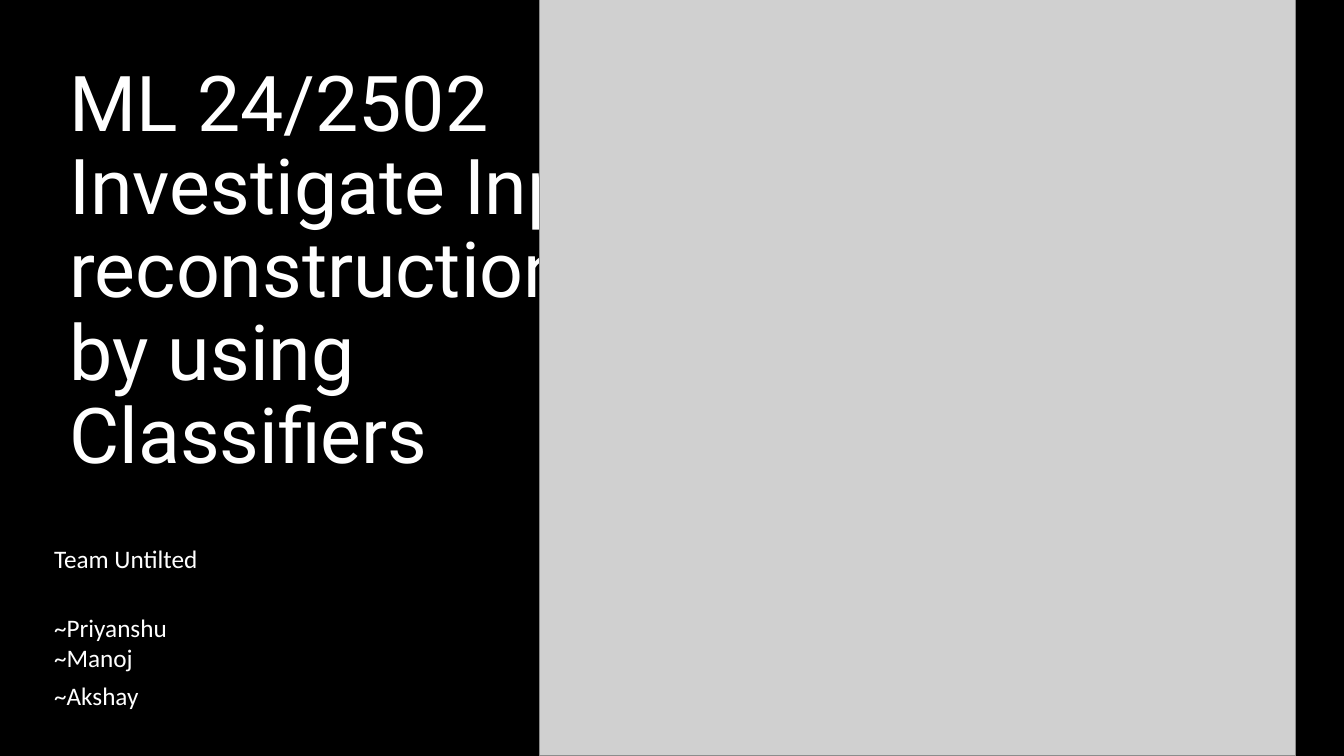
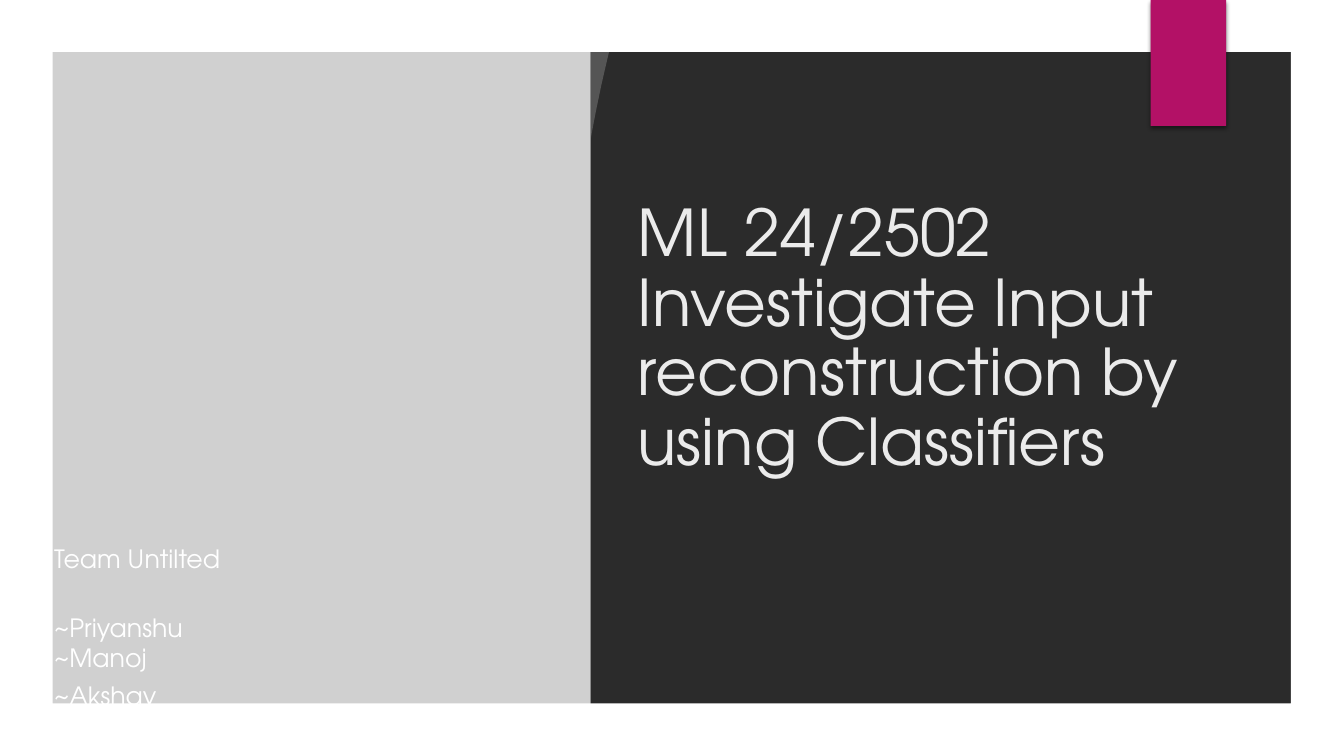
Before and after one commit to prnshubn/neocortexapi-team-untitled, a slide deck: slide 1 of source/Documentation_Team_Untitled/Team_Untitled_Presentation.pptx. Drawn at 1344x756 pixels with LibreOffice and Linux fonts; fonts in the diff are those of the drawing; grey boxes stand for pictures; background and template pictures are left out; a plain dark background stands for a picture behind light text. Boxes give left, top, right and bottom in pixels: in the first picture for what was removed or moved away, otherwise in the second. Text is boxed around its words. In the diff, an @@ line names an element or a change of style, - is before the commit and + after.

```diff
--- a/source/Documentation_Team_Untitled/Team_Untitled_Presentation.pptx
+++ b/source/Documentation_Team_Untitled/Team_Untitled_Presentation.pptx
@@ background #000000 to picture (left out) @@
@@ rectangle removed at box(0, 0, 1344, 756) @@
@@ freeform shape added at box(0, 0, 1344, 756), fill #FFFFFF @@
@@ ellipse removed at box(589, 0, 1344, 756) @@
@@ rectangle added at box(1150, 0, 1226, 126), fill #B31166 @@
@@ picture: place and size @@
-picture at box(540, 0, 1297, 756)
+picture at box(46, 44, 590, 712)
@@ freeform shape added at box(532, 46, 610, 412), fill #FFFFFF at 20% opacity @@
@@ group removed at box(0, 0, 1344, 756): 6 rectangles, 1 ellipse @@
@@ ellipse removed at box(543, 121, 1179, 756) @@
@@ title "ML 24/2502 Investigate Input reconstruction ...": place and size @@
-title "ML 24/2502 Investigate Input reconstruction ..." at box(70, 75, 638, 464)
+title "ML 24/2502 Investigate Input reconstruction ..." at box(638, 207, 1178, 479)
@@ title "ML 24/2502 Investigate Input reconstruction ..." at box(638, 207, 1178, 479): size 55 to 46 pt, font Roboto to TeX Gyre Adventor, text colour #FFFFFF to #EBEBEB; vertical alignment top to bottom @@
@@ text "Team Untilted" at box(54, 550, 220, 718): font Calibri to TeX Gyre Adventor @@
```
Also in this commit, not shown: 27 other slides changed, 1 slide added, 1 slide removed.
